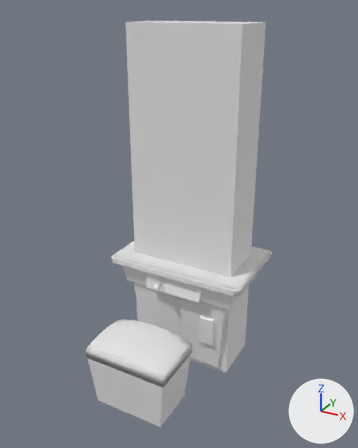
Before and after pictures for a commit that changed the FBX model Assets/Resources/Cabinets/PreFab/cocktailMesh.fbx.
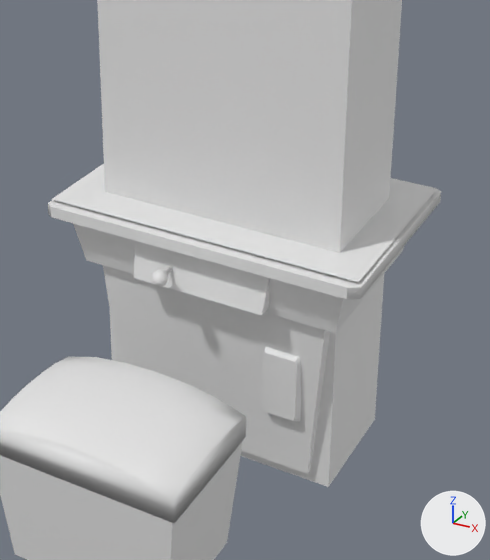
Each version appears first whole from a 50 mm lens placed at (1.25, -2.44, 2.04), pointed at (0.04, -0.24, 0.94), and next in a close-up on the part from 26% to 82% of the width and 39% to 90% of the height. The lights are fixed; the arrows at lower right show +X, +Y and +Z. Where no turn or scale is listed for an object, it has been applied to the vertices.

In view in the first close-up: 'alm', 'asiento', 'base', 'bezel', 'blocker', 'coin-slot', 'front', 'joystick', 'stick', 'top'.
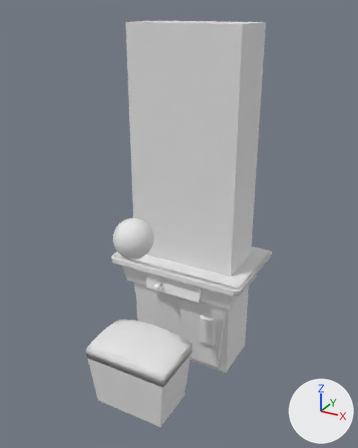
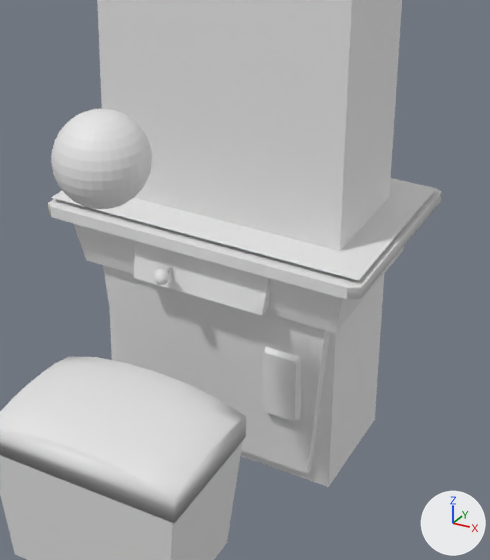
Commit message: cocktail mesh

Changed parts and their boxes (x1, y1, x2, y2) in the close-ups (490 x 560 px):
'bezel', moved
    before: (52, 164, 436, 282)
    after: (51, 178, 436, 281)
'player-head', added
    after: (51, 109, 152, 209)
'stick', moved
    before: (152, 267, 173, 287)
    after: (153, 267, 173, 285)

The change, as a diff of the scene's bpy script:
```diff
--- a/Assets/Resources/Cabinets/PreFab/cocktailMesh.fbx.py
+++ b/Assets/Resources/Cabinets/PreFab/cocktailMesh.fbx.py
@@ me_sphere_001 @@
+me_sphere_001.from_pydata(...)  # a UV sphere (32 segments, 16 rings, poles along z) spanning x -0.1..0.1, y -0.1..0.1, z -0.1..0.1
@@ ob_bezel @@
 ob_bezel = bpy.data.objects.new('bezel', me_plane_013)
-ob_bezel.location = (-0.003, 0.001, 0.637)
+ob_bezel.location = (-0.003, 0.001, 0.642)
@@ ob_stick @@
 ob_stick = bpy.data.objects.new('stick', me_sphere)
-ob_stick.location = (-0.077, -0.297, 0.529)
+ob_stick.location = (-0.077, -0.289, 0.529)
@@ ob_player_head @@
+ob_player_head = bpy.data.objects.new('player-head', me_sphere_001)
+ob_player_head.location = (0.0, -0.631, 1.0)
```
